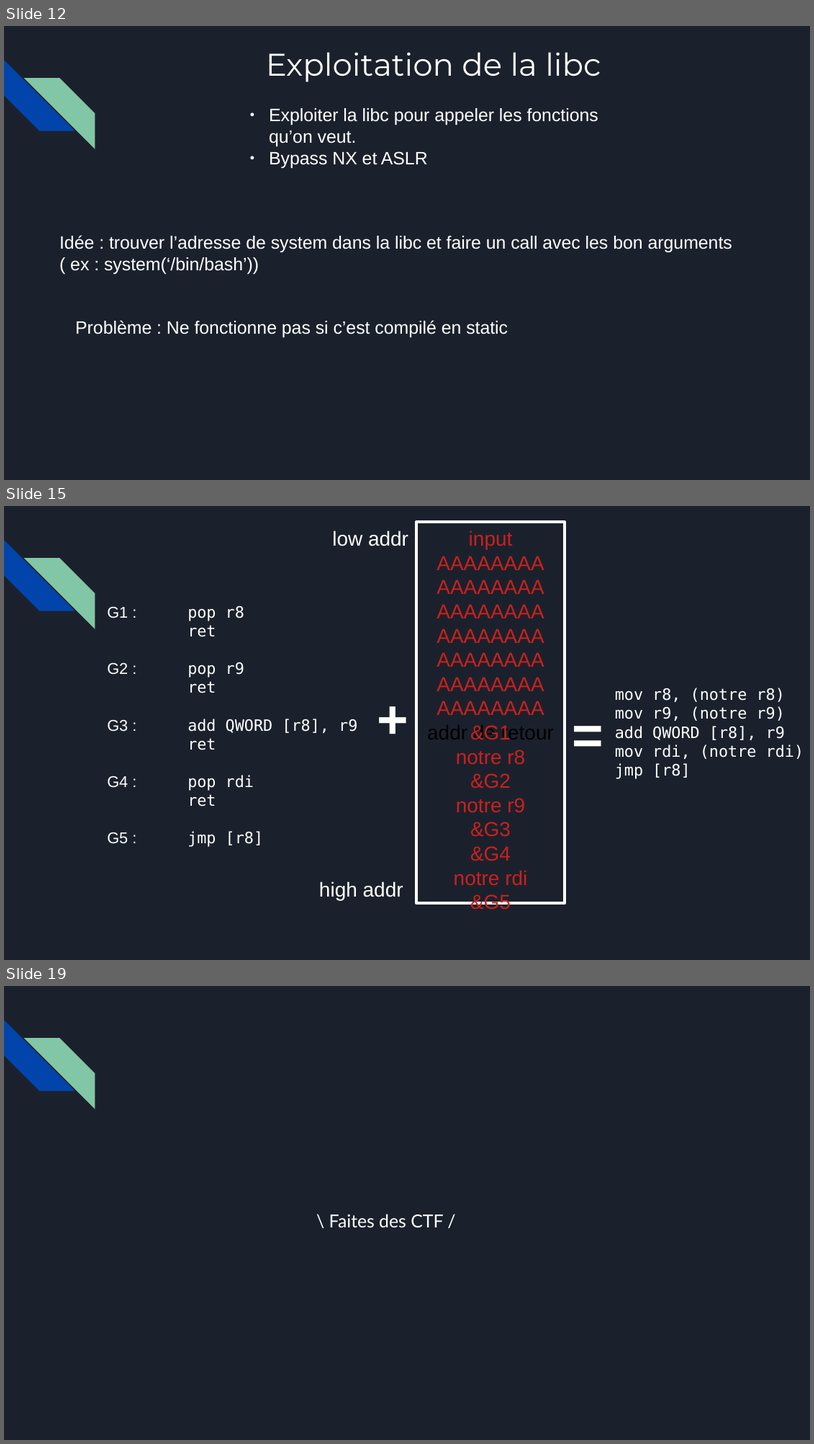
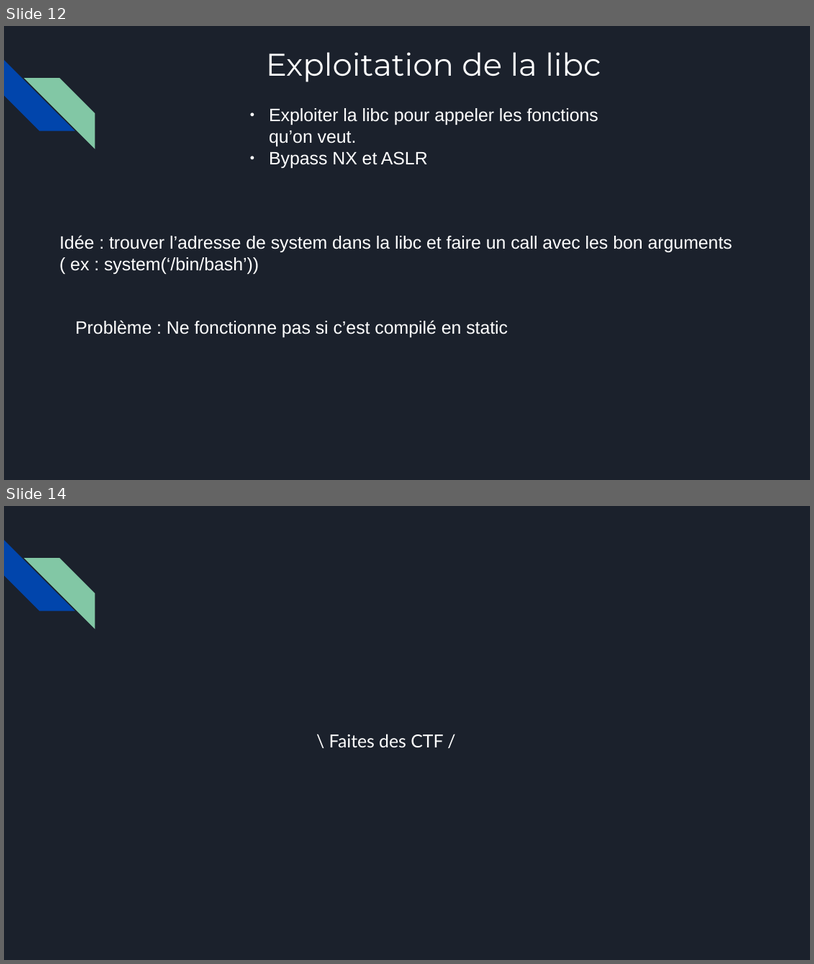
Before and after one commit to azazhe1/Workshop_pwn, a slide deck: Binary_Exploit.pptx. Shown one above the other, each under a label of ours: slides 12, 15 and 19 before the commit, slides 12 and 14 after it; the slides between them are not shown. The pictures are 814x1444 and 814x964 pixels, drawn with LibreOffice and Linux fonts; fonts in the diff are those of the drawing. Boxes give left, top, right and bottom in pixels: in the first picture for what was removed or moved away, otherwise in the second. Text is boxed around its words. In the diff, an @@ line names an element or a change of style, - is before the commit and + after.

```diff
--- a/Binary_Exploit.pptx
+++ b/Binary_Exploit.pptx
@@ slide 15 removed at [4, 506, 810, 960], background #1B212C; not listed: 2 template elements that a slide beside it also shows @@
@@ rectangle removed at [417, 522, 566, 903] @@
@@ text removed at [332, 530, 409, 546] @@
-low addr
@@ text removed at [469, 530, 554, 740] @@
-input
-addr de retour
@@ text removed at [437, 556, 544, 885] @@
-AAAAAAAA
-AAAAAAAA
-AAAAAAAA
-AAAAAAAA
-AAAAAAAA
-AAAAAAAA
-AAAAAAAA
-&G1
-notre r8
-&G2
-notre r9
-&G3
-&G4
-notre rdi
-&G5
@@ text removed at [107, 606, 358, 847] @@
-G1 : pop r8
-ret
-G2 : pop r9
-ret
-G3 : add QWORD [r8], r9
-ret
-G4 : pop rdi
-ret
-G5 : jmp [r8]
@@ text removed at [369, 681, 417, 749] @@
-+
@@ text removed at [566, 696, 613, 764] @@
-=
@@ text removed at [615, 687, 804, 779] @@
-mov r8, (notre r8)
-mov r9, (notre r9)
-add QWORD [r8], r9
-mov rdi, (notre rdi)
-jmp [r8]
@@ text removed at [319, 881, 404, 900] @@
-high addr
@@ what was slide 19 is now slide 14 @@
```
Also in this commit, not shown: 1 slide added, 5 other slides removed.
